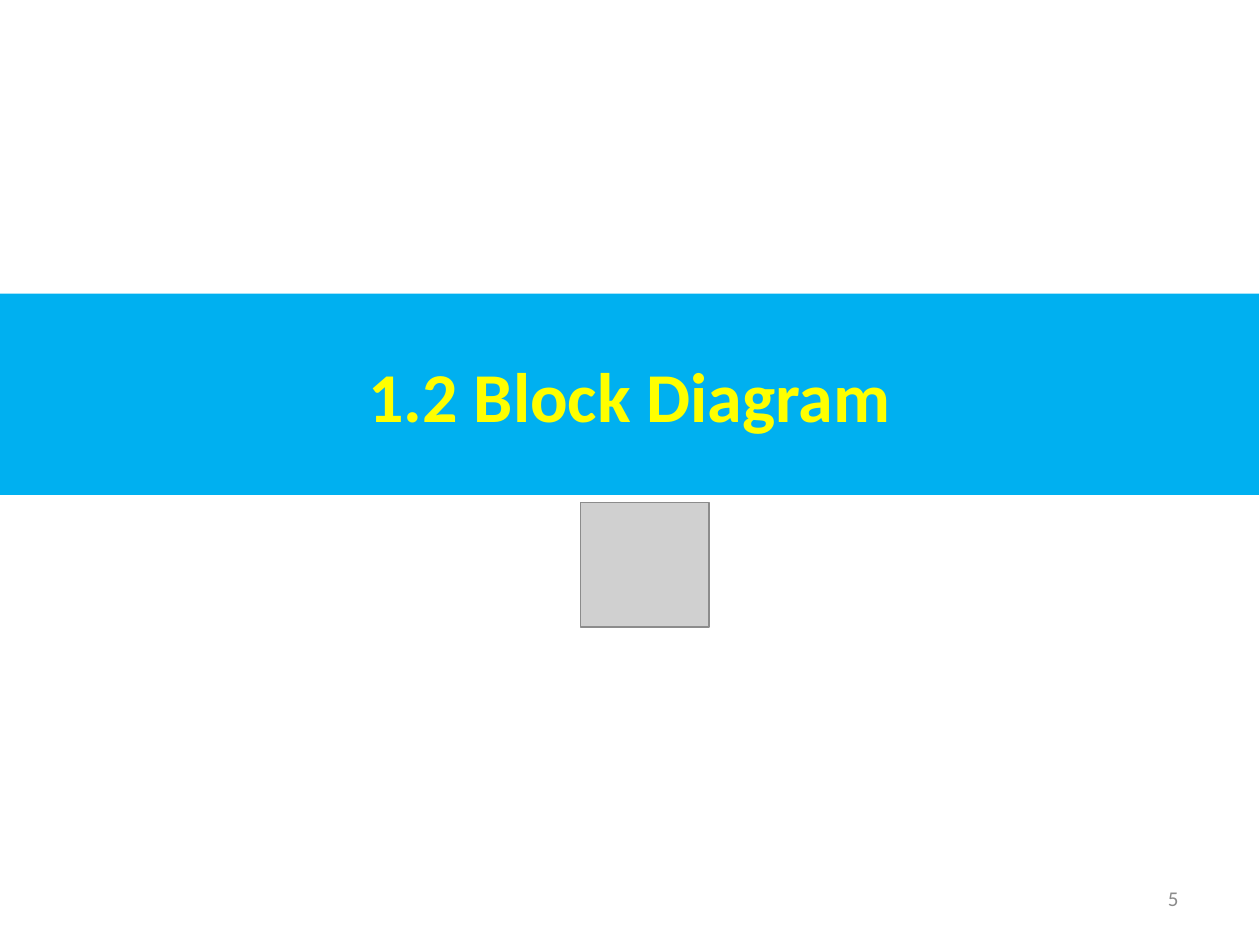
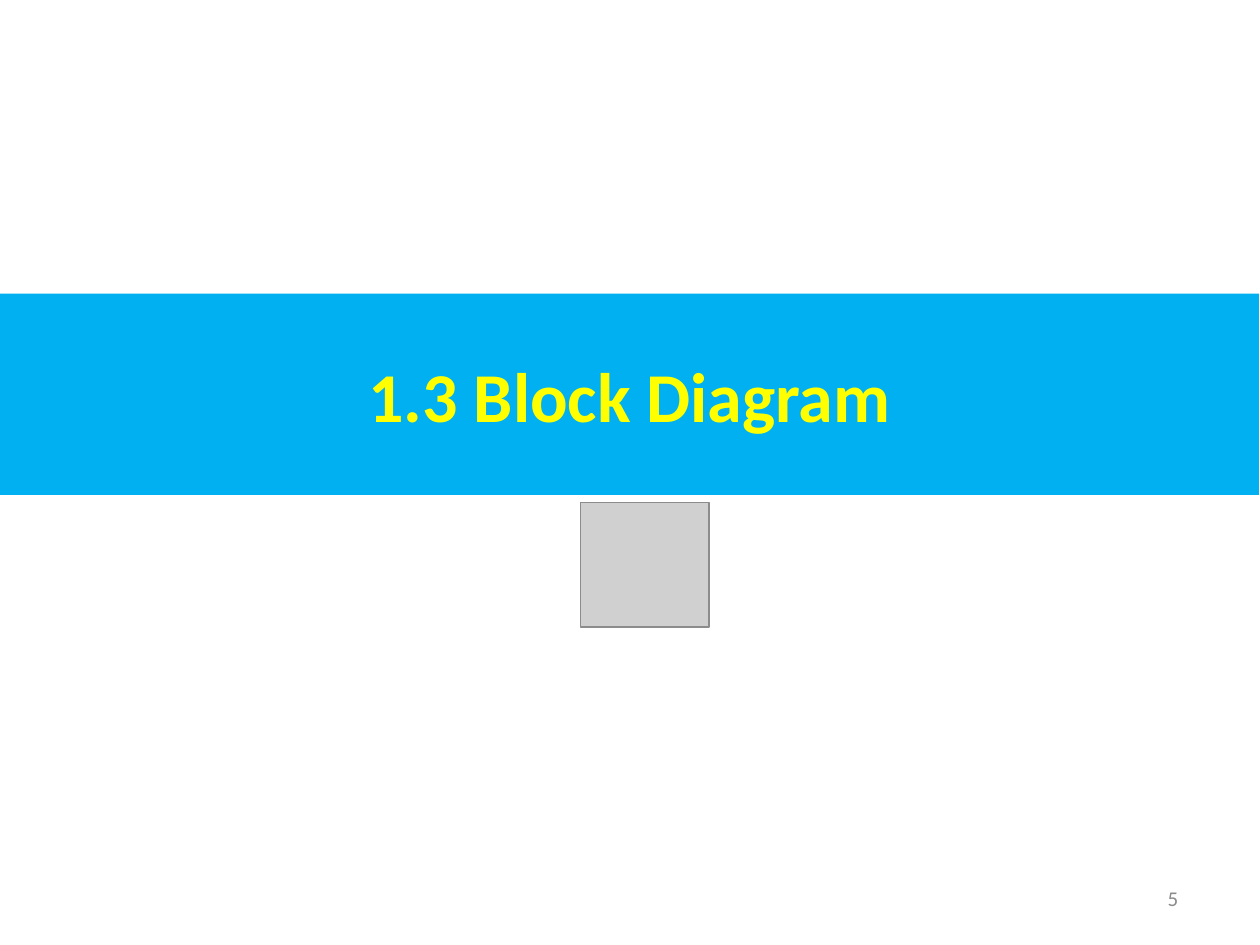
Before and after one commit to peterhchen/AIU_CS800_Chisel, a slide deck: slide 5 of 020_Chisel/004_RocketChip/000_Video/001.01_05_RocketChip.ppt. Drawn at 1260x945 pixels with LibreOffice and Linux fonts; fonts in the diff are those of the drawing; grey boxes stand for pictures. Boxes give left, top, right and bottom in pixels: in the first picture for what was removed or moved away, otherwise in the second. Text is boxed around its words. In the diff, an @@ line names an element or a change of style, - is before the commit and + after.

```diff
--- a/020_Chisel/004_RocketChip/000_Video/001.01_05_RocketChip.ppt
+++ b/020_Chisel/004_RocketChip/000_Video/001.01_05_RocketChip.ppt
@@ text in rectangle at bbox=[369, 373, 890, 434]: text changed @@
-1.2 Block Diagram
+1.3 Block Diagram
```
Also in this commit, not shown: 5 other slides changed, 4 slides added.
